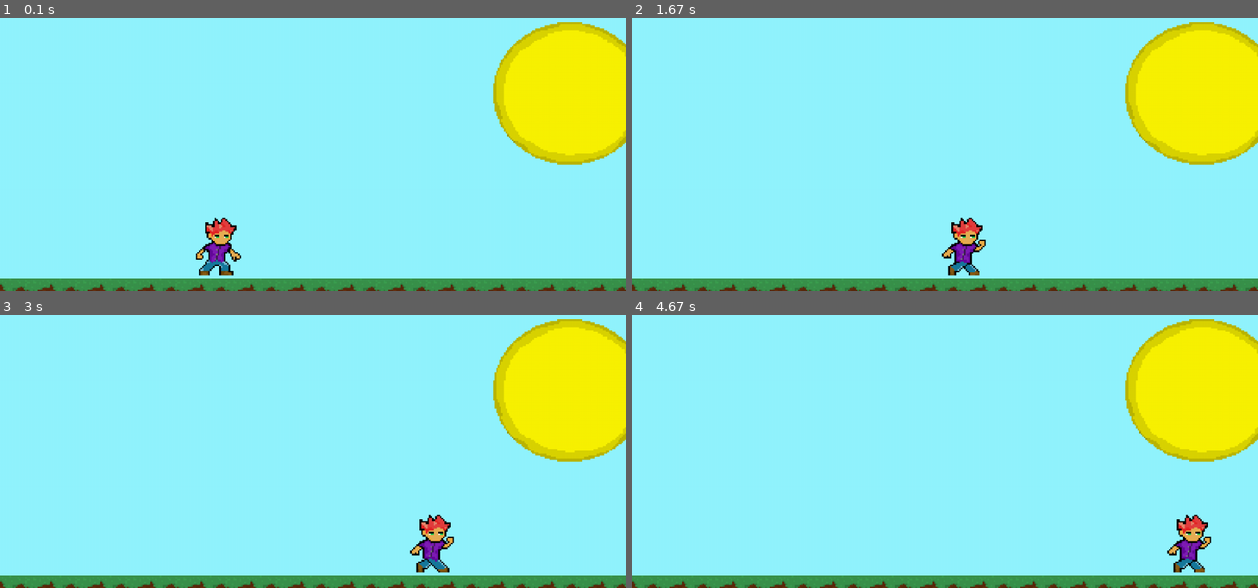
Above: before the commit, frames 1-4 (two rows, left to right).
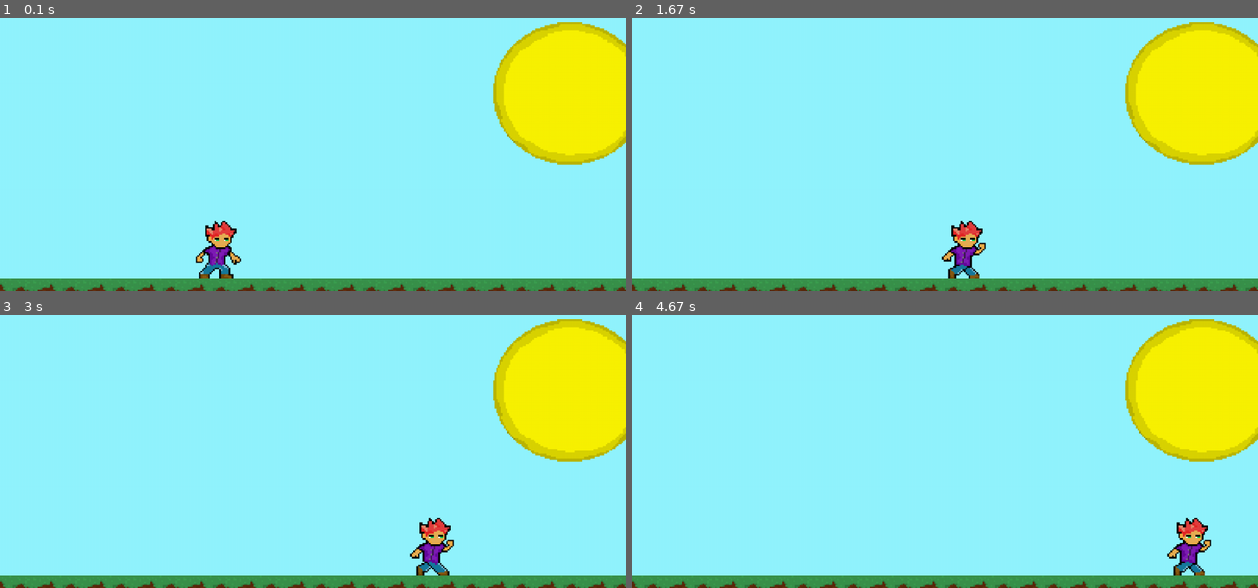
Above: after the commit, the same moments.

Repository: DouglasAndC/GAME-COLORANDO-PYGAME
Game: pygame game, started from Main/main.py
The game is run twice, just before and just after one commit, with the same random seed, the same clock (stepped at 60 frames per second) and the same inputs.
Inputs:
- Up to frame 1 (0.1 s): no input
- Up to frame 2 (1.67 s): no input
- Up to frame 3 (3 s): no input
- Up to frame 4 (4.67 s): no input

The runs differ from the first frame. In frame 1, 0.8% of the frame differs, in the area x 31-39%, y 73-96%; in frame 2, 0.8%; in frame 3, 0.8%; in frame 4, 0.8%.

Commit message:
melhorias e placar terminado

Diff:
--- a/Main/globals.py
+++ b/Main/globals.py
@@ -3,13 +3,16 @@
 import json
 from usuario import *
 
+
 def get_path():
     os.chdir(os.getcwd())
-    if(os.getcwd().__contains__('\\Main')):
+    if os.getcwd().__contains__('\\Main'):
         os.chdir('../')
     return os.getcwd()
 
+
 speed = 1.1
+
 
 def convert(s):
     new = ""
@@ -17,10 +20,18 @@
         new += x
     return new
 
+
+def convert_char(s):
+    new = []
+    for x in s:
+        new.append(x)
+    return new
+
+
 def ler_usuario():
     data = []
     try:
-        with open(get_path()+'\Data\data.pickle', 'rb') as f:
+        with open(get_path() + '\Data\data.pickle', 'rb') as f:
             data = pickle.load(f)
             f.close()
         return data
@@ -28,14 +39,15 @@
         print(e)
     return data
 
+
 def salvar_usuario(user_name):
-    data=ler_usuario()
-    user1 = usuario(user_name)
-    data.append({'level':user1.level,'nome':user1.nome,'score':user1.score})
-    if len(data)>1:
+    data = ler_usuario()
+    user1 = Usuario(user_name)
+    data.append({'level': user1.level, 'nome': user1.nome, 'score': user1.score})
+    if len(data) > 1:
         data.sort(key=lambda x: x.get('score'), reverse=True)
     try:
-        with open(get_path()+'\Data\data.pickle', 'wb') as f:
+        with open(get_path() + '\Data\data.pickle', 'wb') as f:
             pickle.dump(data, f, pickle.HIGHEST_PROTOCOL)
             f.close()
         return True
--- a/Main/main.py
+++ b/Main/main.py
@@ -4,10 +4,10 @@
 from mapa import *
 
 pygame.init()
-SCREEN_SIZE = (1000,500)
-screen = pygame.display.set_mode(SCREEN_SIZE, 0 ,16)
+SCREEN_SIZE = (1000, 500)
+screen = pygame.display.set_mode(SCREEN_SIZE, 0, 16)
 clock = pygame.time.Clock()
-display = pygame.Surface((400,200))
+display = pygame.Surface((400, 200))
 
 mapa = mapa('Data\mapa')
 
@@ -15,58 +15,60 @@
 moving_left = False
 frame_user = 1
 x_user = 104
-y_user = 140
-true_scroll = [0,0]
+y_user = 142
+true_scroll = [0, 0]
 
-player_rect = pygame.Rect(75,75,5,13)
+player_rect = pygame.Rect(75, 75, 5, 13)
+
 
 def desenhar_mapa(mapa):
-       tile_rects = []
-       y=0
-       for linha in mapa.value:
+    tile_rects = []
+    y = 0
+    for linha in mapa.value:
         x = 0
         for celula in linha:
             if celula == '1':
-                display.blit(mapa.img_sub,(x*32,y*32))
+                display.blit(mapa.img_sub, (x * 32, y * 32))
             if celula == '2':
-                display.blit(mapa.img_sup,(x*32,y*32))
+                display.blit(mapa.img_sup, (x * 32, y * 32))
             if celula == '3':
-                display.blit(mapa.img_triangulo_p1,(x*32,y*32))
+                display.blit(mapa.img_triangulo_p1, (x * 32, y * 32))
             if celula == '4':
-                display.blit(mapa.img_triangulo_p2,(x*32,y*32))
+                display.blit(mapa.img_triangulo_p2, (x * 32, y * 32))
             if celula == '5':
-                display.blit(mapa.img_trapezio_p1,(x*32,y*32))
+                display.blit(mapa.img_trapezio_p1, (x * 32, y * 32))
             if celula == '6':
-                display.blit(mapa.img_trapezio_p2,(x*32,y*32))
+                display.blit(mapa.img_trapezio_p2, (x * 32, y * 32))
             if celula == '7':
-                display.blit(mapa.img_trapezio_p3,(x*32,y*32))
+                display.blit(mapa.img_trapezio_p3, (x * 32, y * 32))
             if celula != '0':
-                tile_rects.append(pygame.Rect(x*32,y*32,32,32))
+                tile_rects.append(pygame.Rect(x * 32, y * 32, 32, 32))
             x += 1
         y += 1
 
+
 while True:
-    display.fill((146,244,255))
+    display.fill((146, 244, 255))
     clock.tick(12)
     for event in pygame.event.get():
         if event.type == QUIT:
             pygame.quit()
             exit()
 
-    display.fill((146,244,255))
-    img = pygame.image.load(globals.get_path() + "\\View\\user_"+str(frame_user)+".png").convert_alpha()
-    globals.speed=4
-    x_user+=globals.speed
-    display.blit(img,(x_user,y_user))
-    if(frame_user == 4):
-        frame_user=2
+    display.fill((146, 244, 255))
+    img = pygame.image.load(globals.get_path() + "\\View\\user_" + str(frame_user) + ".png").convert_alpha()
+    globals.speed = 4
+    x_user += globals.speed
+    display.blit(img, (x_user, y_user))
+    if frame_user == 4:
+        frame_user = 2
     else:
-        frame_user-=-1
-    if(x_user>=400):
-        x_user=0
+        frame_user -= -1
+    if x_user >= 400:
+        x_user = 0
         display.unlock()
-        display.scroll(3-00,300)
+        display.scroll(3 - 00, 300)
     desenhar_mapa(mapa)
-    display.blit(mapa.img_sol,(300,10))
-    screen.blit(pygame.transform.scale(display,SCREEN_SIZE),(0,0))
+    display.blit(mapa.img_sol, (300, 10))
+    screen.blit(pygame.transform.scale(display, SCREEN_SIZE), (0, 0))
     pygame.display.update()
--- a/Main/menu.py
+++ b/Main/menu.py
@@ -2,6 +2,7 @@
 from pygame.locals import *
 from pygame import *
 import globals
+
 pygame.init()
 
 screen_largura = 800
@@ -10,62 +11,86 @@
 cont = 1
 textboxGroup = pygame.sprite.OrderedUpdates()
 screenRefresh = True
-BLACK = (0,0,0)
+BLACK = (0, 0, 0)
 BLUE = (0, 0, 255)
-WHITE = (255,255,255)
-
-dislpay = pygame.display.set_mode((screen_largura,screen_altura))
+WHITE = (255, 255, 255)
+
+dislpay = pygame.display.set_mode((screen_largura, screen_altura))
 pygame.display.set_caption('COLORANDO')
 screen = pygame.display.get_surface()
-oldbackground = pygame.image.load(globals.get_path()+"\\View\\menu\\rainbow.gif")
-background = pygame.transform.scale(oldbackground,(int(400*2), int(400*2)))
+oldbackground = pygame.image.load(globals.get_path() + "\\View\\menu\\rainbow.gif")
+background = pygame.transform.scale(oldbackground, (int(400 * 2), int(400 * 2)))
 pygame.font.init()
 font = pygame.font.get_default_font()
 
-#Tamanho do texto e fonte
-text_botaomenu = pygame.font.SysFont(font,40)
-text_titulo = pygame.font.SysFont(font,100)
-
-screen.blit(background,(0,0))
-
-centralizado = screen_largura/2
+# Tamanho do texto e fonte
+text_botaomenu = pygame.font.SysFont(font, 40)
+text_titulo = pygame.font.SysFont(font, 100)
+
+screen.blit(background, (0, 0))
+
+centralizado = screen_largura / 2
+
+
+def printar_placar():
+    data = globals.ler_usuario()
+    font = pygame.font.Font(pygame.font.match_font("Arial"), 24)
+    y = 150
+    for i in data:
+        campo_texto = []
+        y += 25
+        for j in globals.convert_char(i.get('nome')):
+            campo_texto.append(j)
+        campo_texto.append(' ')
+
+        texto_nome = str.format("%s" % (globals.convert(campo_texto)))
+        texto_score = str.format(" %s" % i.get('score'))
+        new_surface_nome = font.render(globals.convert(texto_nome), True, WHITE)
+        new_surface_score = font.render(texto_score, True, WHITE)
+        new_surface_sep = font.render('........................................ ', True, WHITE)
+
+        screen.blit(new_surface_nome, (175, y))
+        screen.blit(new_surface_score, (570, y))
+        screen.blit(new_surface_sep, (360, y))
 
 def dimensao_botao(botao):
-    btn = pygame.image.load(globals.get_path()+'\\View\\menu\\'+botao+'.png').convert_alpha()
-    novo_botao = pygame.transform.scale(btn,(int(372/2),int(149/2)))
+    btn = pygame.image.load(globals.get_path() + '\\View\\menu\\' + botao + '.png').convert_alpha()
+    novo_botao = pygame.transform.scale(btn, (int(372 / 2), int(149 / 2)))
     return novo_botao
 
+
 def titulo():
-    titulo = pygame.image.load(globals.get_path()+'\\View\\menu\\titulo.png').convert_alpha()
-    novo_titulo = pygame.transform.scale(titulo,(int(726/2), int(217/2)))
-    screen.blit(novo_titulo,(210,50))
-
-def botoesMenu(color,x,y,width,height):
+    titulo = pygame.image.load(globals.get_path() + '\\View\\menu\\titulo.png').convert_alpha()
+    novo_titulo = pygame.transform.scale(titulo, (int(726 / 2), int(217 / 2)))
+    screen.blit(novo_titulo, (210, 50))
+
+
+def botoes_menu(color, x, y, width, height):
     return pygame.draw.rect(screen, color, [x, y, width, height])
 
+
 def menu():
-
-    btn1 = botoesMenu(BLACK,300,200,372/2,149/2)
-    btn2 = botoesMenu(BLACK,300,300,372/2,149/2)
-    btn3 = botoesMenu(BLACK,300,400,372/2,149/2)
-    btn4 = botoesMenu(BLACK,300,600,372/2,149/2)
-    screen.blit(background,(0,0))
+    btn1 = botoes_menu(BLACK, 300, 200, 372 / 2, 149 / 2)
+    btn2 = botoes_menu(BLACK, 300, 300, 372 / 2, 149 / 2)
+    btn3 = botoes_menu(BLACK, 300, 400, 372 / 2, 149 / 2)
+    btn4 = botoes_menu(BLACK, 300, 600, 372 / 2, 149 / 2)
+    screen.blit(background, (0, 0))
     titulo()
-    screen.blit(dimensao_botao('btnJogar'),(300,200))
-    screen.blit(dimensao_botao('btnContato'),(300,300))
-    screen.blit(dimensao_botao('btnPlacar'),(300,400))
-    screen.blit(dimensao_botao('btnSair'),(300,600))
-    return (btn1,btn2,btn3,btn4)
+    screen.blit(dimensao_botao('btnJogar'), (300, 200))
+    screen.blit(dimensao_botao('btnContato'), (300, 300))
+    screen.blit(dimensao_botao('btnPlacar'), (300, 400))
+    screen.blit(dimensao_botao('btnSair'), (300, 600))
+    return btn1, btn2, btn3, btn4
 
 
 def contatos():
     screen.fill((0, 0, 0))
-    btn6 = botoesMenu(BLACK,300,500,372/2,149/2)
-    screen.blit(background,(0,0))
-    screen.blit(dimensao_botao('btnVoltar'),(300,500))
-    aut = pygame.image.load(globals.get_path()+'\\View\\menu\\contatos.png').convert_alpha()
-    novo_aut = pygame.transform.scale(aut,(int(940/2), int(620/2)))
-    screen.blit(novo_aut,(150,100))
+    btn6 = botoes_menu(BLACK, 300, 500, 372 / 2, 149 / 2)
+    screen.blit(background, (0, 0))
+    screen.blit(dimensao_botao('btnVoltar'), (300, 500))
+    aut = pygame.image.load(globals.get_path() + '\\View\\menu\\contatos.png').convert_alpha()
+    novo_aut = pygame.transform.scale(aut, (int(940 / 2), int(620 / 2)))
+    screen.blit(novo_aut, (150, 100))
     if btn6.collidepoint(pos) and pressed1:
         screen.fill((0, 0, 0))
         pygame.display.flip()
@@ -75,10 +100,11 @@
     else:
         return 0
 
+
 def botaoVoltar():
-    btn6 = botoesMenu(BLACK,300,500,372/2,149/2)
-    screen.blit(background,(0,0))
-    screen.blit(dimensao_botao('btnVoltar'),(300,500))
+    btn6 = botoes_menu(BLACK, 300, 500, 372 / 2, 149 / 2)
+    screen.blit(background, (0, 0))
+    screen.blit(dimensao_botao('btnVoltar'), (300, 500))
     if btn6.collidepoint(pos) and pressed1:
         screen.fill((0, 0, 0))
         pygame.display.flip()
@@ -106,49 +132,48 @@
         return 0
 
 
-
 def jogar():
-    global texto
     texto = []
     screen.fill((0, 0, 0))
-    btn1 = botoesMenu(BLACK,300,400,372/2,149/2)
-    screen.blit(background,(0,0))
-    screen.blit(dimensao_botao('btnJogar'),(300,400))
-    tituloJ = pygame.image.load(globals.get_path()+'\\View\\menu\\txtSeuNome.png').convert_alpha()
-    novo_tituoj = pygame.transform.scale(tituloJ,(int(1036/2), int(264/2)))
-    screen.blit(novo_tituoj,(180,50))
+    btn1 = botoes_menu(BLACK, 300, 400, 372 / 2, 149 / 2)
+    screen.blit(background, (0, 0))
+    screen.blit(dimensao_botao('btnJogar'), (300, 400))
+    tituloJ = pygame.image.load(globals.get_path() + '\\View\\menu\\txtSeuNome.png').convert_alpha()
+    novo_tituoj = pygame.transform.scale(tituloJ, (int(1036 / 2), int(264 / 2)))
+    screen.blit(novo_tituoj, (180, 50))
     flag = True
     while True:
-        if(flag == False):
+        if (flag == False):
             screen.fill((0, 0, 0))
             menu()
             pygame.display.flip()
             return 0
         else:
-            pygame.draw.rect(screen, (255,255,255),(250, 200, 300, 30))
+            pygame.draw.rect(screen, (255, 255, 255), (250, 200, 300, 30))
             for event in pygame.event.get():
                 pos = pygame.mouse.get_pos()
-                pressed1,pressed2,pressed3 = pygame.mouse.get_pressed()
-                btn6 = botoesMenu(BLACK,300,500,372/2,149/2)
+                pressed1, pressed2, pressed3 = pygame.mouse.get_pressed()
+                btn6 = botoes_menu(BLACK, 300, 500, 372 / 2, 149 / 2)
                 if len(texto) != 0:
-                    btn1 = botoesMenu(BLACK,300,400,372/2,149/2)
-                screen.blit(background,(0,0))
+                    btn1 = botoes_menu(BLACK, 300, 400, 372 / 2, 149 / 2)
+                screen.blit(background, (0, 0))
                 if len(texto) != 0:
-                    screen.blit(dimensao_botao('btnJogar'),(300,400))
-                tituloJ = pygame.image.load(globals.get_path()+'\\View\\menu\\txtSeuNome.png').convert_alpha()
-                novo_tituoj = pygame.transform.scale(tituloJ,(int(1036/2), int(264/2)))
-                screen.blit(novo_tituoj,(180,50))
-                screen.blit(dimensao_botao('btnVoltar'),(300,500))
+                    screen.blit(dimensao_botao('btnJogar'), (300, 400))
+                tituloJ = pygame.image.load(globals.get_path() + '\\View\\menu\\txtSeuNome.png').convert_alpha()
+                novo_tituoj = pygame.transform.scale(tituloJ, (int(1036 / 2), int(264 / 2)))
+                screen.blit(novo_tituoj, (180, 50))
+                screen.blit(dimensao_botao('btnVoltar'), (300, 500))
                 if event.type == pygame.KEYDOWN:
                     valor = event.key
-                    if valor >= 97 and valor <= 122:
-                        texto.append(chr(valor))
-                    elif valor>=49 and valor <= 57:
-                        texto.append(chr(valor))
-                    elif valor == 32:
-                        texto.append(" ")
-                    elif valor == 8:
-                        if(len(texto)>0):
+                    if len(texto) < 27:
+                        if 97 <= valor <= 122:
+                            texto.append(chr(valor))
+                        elif 49 <= valor <= 57:
+                            texto.append(chr(valor))
+                        elif valor == 32:
+                            texto.append(" ")
+                    if valor == 8:
+                        if len(texto) > 0:
                             texto.pop()
                 elif event.type == QUIT:
                     pygame.quit()
@@ -163,19 +188,22 @@
                     break
 
             font = pygame.font.Font(pygame.font.match_font("Arial"), 24)
-            pygame.draw.rect(screen, (255,255,255),(250, 200, 300, 30))
-            newSurface = font.render(globals.convert(texto), True, (0,0,0))
-            screen.blit(newSurface,(250, 200))
+            pygame.draw.rect(screen, (255, 255, 255), (250, 200, 300, 30))
+            newSurface = font.render(globals.convert(texto), True, (0, 0, 0))
+            screen.blit(newSurface, (250, 200))
             pygame.display.update()
 
+
 def placar():
-    placar = pygame.image.load(globals.get_path()+'\\View\\menu\\txtPlacar.png').convert_alpha()
-    novo_placar = pygame.transform.scale(placar,(int(406/2), int(264/2)))
+    placar = pygame.image.load(globals.get_path() + '\\View\\menu\\txtPlacar.png').convert_alpha()
+    novo_placar = pygame.transform.scale(placar, (int(406 / 2), int(264 / 2)))
     screen.fill((0, 0, 0))
-    btn6 = botoesMenu(BLACK,300,500,372/2,149/2)
-    screen.blit(background,(0,0))
-    screen.blit(novo_placar,(290,50))
-    screen.blit(dimensao_botao('btnVoltar'),(300,500))
+    btn6 = botoes_menu(BLACK, 300, 500, 372 / 2, 149 / 2)
+    screen.blit(background, (0, 0))
+    screen.blit(novo_placar, (290, 50))
+    screen.blit(dimensao_botao('btnVoltar'), (300, 500))
+    pygame.draw.rect(screen, BLACK, (100, 155, 600, 325))
+    printar_placar()
     if btn6.collidepoint(pos) and pressed1:
         screen.fill((0, 0, 0))
         pygame.display.flip()
@@ -189,29 +217,28 @@
 menu()
 
 pygame.display.flip()
-screen.blit(background,(0,0))
+screen.blit(background, (0, 0))
 menu_botoes = menu()
 
 tela = True
 
 while True:
     pos = pygame.mouse.get_pos()
-    pressed1,pressed2,pressed3 = pygame.mouse.get_pressed()
-    print (cont)
+    pressed1, pressed2, pressed3 = pygame.mouse.get_pressed()
     if cont == 1:
         cont = cont + primeiro()
     elif cont == 2:
         cont = cont - contatos()
     elif cont == 3:
-        cont= cont + 2
+        cont = cont + 2
     elif cont == 4:
         cont = cont - placar()
     elif cont == 5:
-            aux = jogar()
-            if aux == 0:
-                cont = cont - 4
-            else:
-                break
+        aux = jogar()
+        if aux == 0:
+            cont = cont - 4
+        else:
+            break
     pygame.display.flip()
     pygame.display.update()
     for event in pygame.event.get():
--- a/Main/usuario.py
+++ b/Main/usuario.py
@@ -1,10 +1,15 @@
 import globals
-class usuario(object):
+
+
+class Usuario(object):
 
     def __init__(self, nome):
-        self.nome   = nome
-        self.score  = 0
-        self.level  = 0
+        self.nome = nome
+        self.score = 0
+        self.level = 0
+        self.pos_x = 104
+        self.pos_y = 142
 
+    @property
     def __str__(self):
-        return "nome: %s; score: %s; level: %i" % (self.nome,self.score,self.level)
+        return "nome: %s; score: %s; level: %i" % (self.nome, self.score, self.level)
Binary file changed: Data/data.pickle
